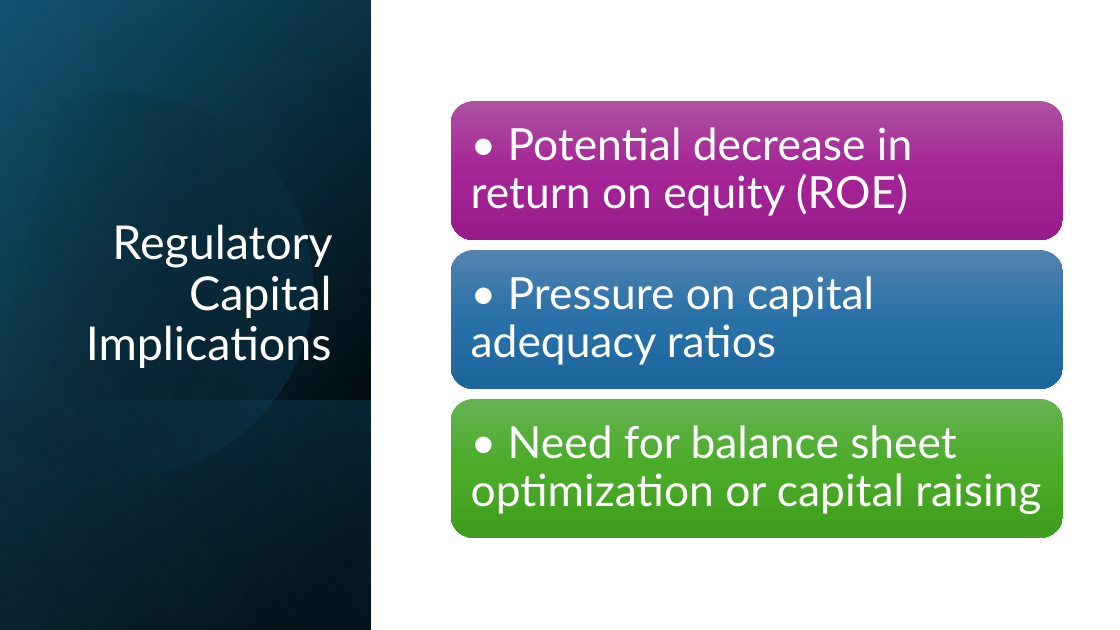
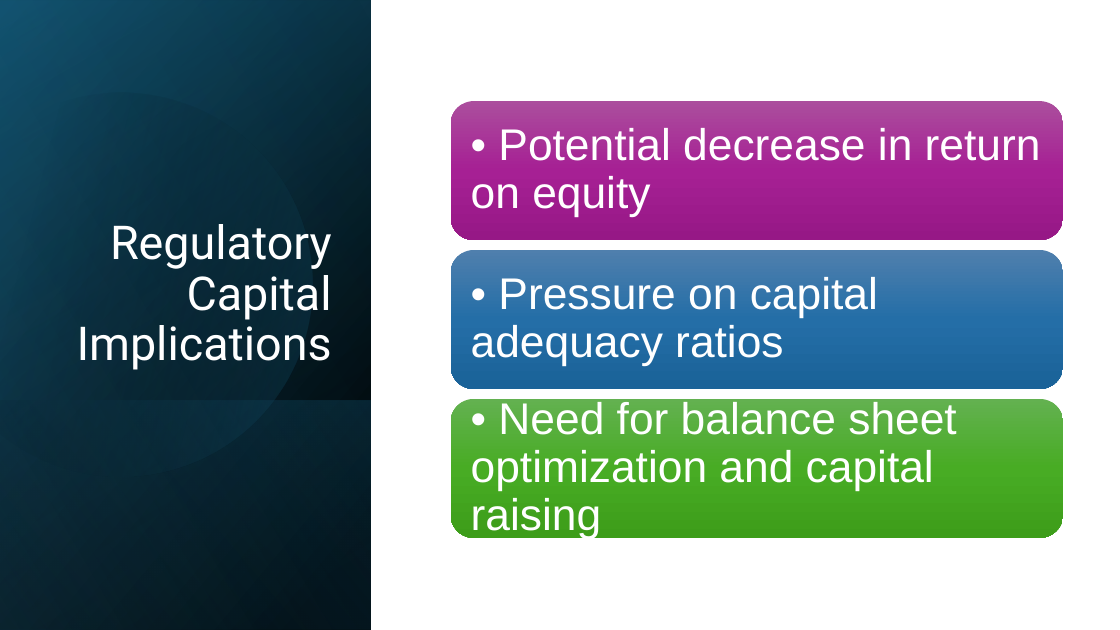
Before and after one commit to bredeespelid/Master_NHH, a slide deck: slide 10 of BAN425/The Rise of Business Risk in Banking.pptx (slide 8 before the commit). Drawn at 1120x630 pixels with LibreOffice and Linux fonts; fonts in the diff are those of the drawing. Boxes give left, top, right and bottom in pixels: in the first picture for what was removed or moved away, otherwise in the second. Text is boxed around its words. In the diff, an @@ line names an element or a change of style, - is before the commit and + after.

```diff
--- a/BAN425/The Rise of Business Risk in Banking.pptx
+++ b/BAN425/The Rise of Business Risk in Banking.pptx
@@ rectangle at bbox=[0, 0, 371, 630]: fill gradient #000000 to #104862 to gradient #000000 to #0F4861 @@
@@ rectangle at bbox=[0, 0, 371, 630]: fill gradient #000000 to #46B1E1 to gradient #000000 to #43AFE2 @@
@@ rounded rectangle at bbox=[450, 101, 1063, 239]: fill gradient #AC53A0 to #A62598 to #991C8B to gradient #AB4E9D to #A62094 to #961886; proportions changed @@
@@ text at bbox=[471, 128, 1041, 217]: text changed; font Lato to Arial @@
-• Potential decrease in return on equity (ROE)
+• Potential decrease in return on equity
@@ title "Regulatory Capital Implications" at bbox=[77, 224, 332, 370]: font Lato to Roboto @@
@@ rounded rectangle at bbox=[450, 250, 1063, 389]: fill gradient #5382AF to #2772A9 to #1D669C to gradient #4F7FAD to #246EA7 to #1A6298; proportions changed @@
@@ text "• Pressure on capital adequacy ..." at bbox=[471, 277, 878, 366]: font Lato to Arial; less space between paragraphs @@
@@ rounded rectangle at bbox=[450, 399, 1063, 538]: fill gradient #66B354 to #4BAD28 to #409F1E to gradient #63B150 to #48AC24 to #3D9D1A; proportions changed @@
@@ text at bbox=[471, 402, 956, 538]: text changed; font Lato to Arial @@
-• Need for balance sheet optimization or capital raising
+• Need for balance sheet optimization and capital raising
```
Also in this commit, not shown: 8 other slides changed, 2 slides added, 1 slide removed, 1 other file.
